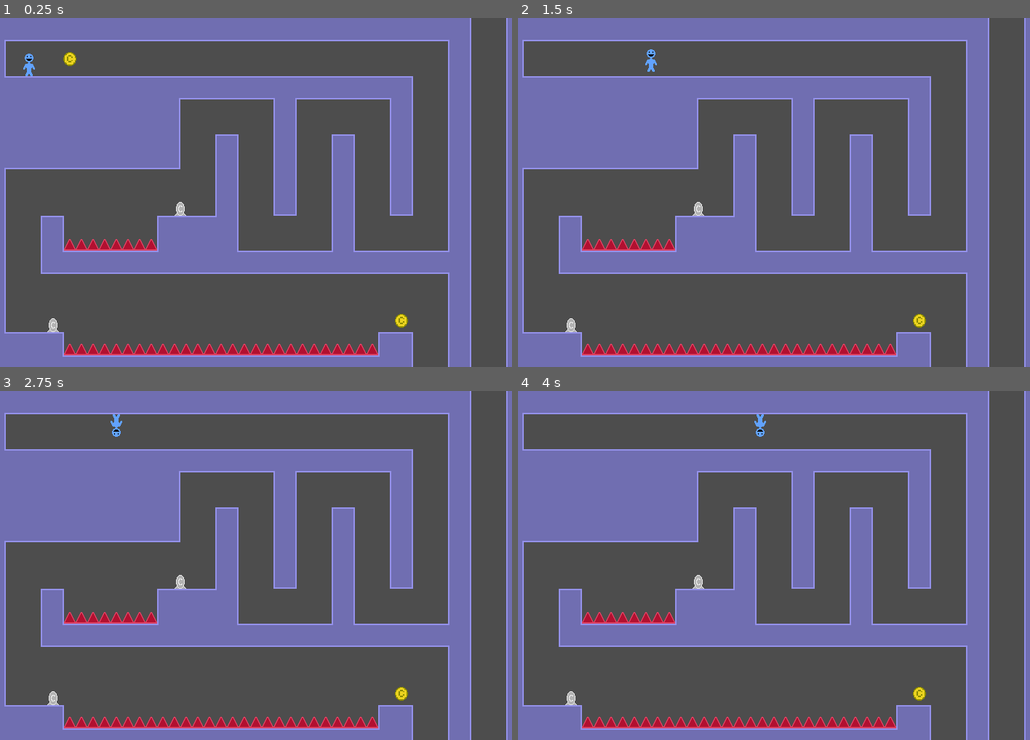
Above: before the commit, frames 1-4 (two rows, left to right).
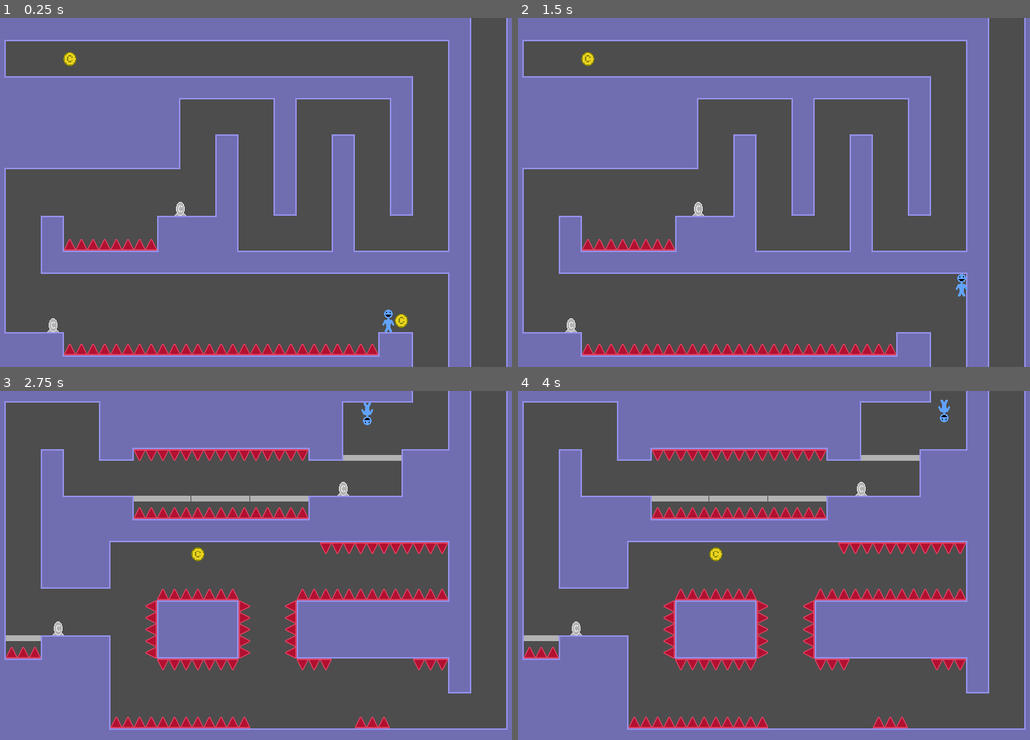
Above: after the commit, the same moments.

Repository: jakemeinershagen/WWW
Game: Godot game, scene res://scenes/world.tscn
The game is run twice, just before and just after one commit, with the same random seed, the same clock (stepped at 60 frames per second) and the same inputs.
Inputs:
- Up to frame 1 (0.25 s): no input
- Up to frame 2 (1.5 s): tap Enter at 0.5 s; hold D (right) from 0.53 s (still down); tap W (switch_gravity) at 0.6, 1.35 s
- Up to frame 3 (2.75 s): release D (right) at 2.03 s; hold A (left) from 2.03 s (still down); tap W (switch_gravity) at 2.1 s
- Up to frame 4 (4 s): release A (left) at 2.78 s; hold D (right) from 2.78 s (still down); tap W (switch_gravity) at 2.85, 3.6 s

The runs differ from the first frame. In frame 1, 0.2% of the frame differs, in the area x 4-77%, y 10-90%; in frame 2, 0.3%; in frame 3, 41%, in the area x 0-100%, y 0-100%; in frame 4, 41%.

Commit message:
change camera switching setup

Diff:
--- /dev/null
+++ b/scenes/camera_changer.gd
@@ -0,0 +1,10 @@
+extends Node
+
+
+func change_camera(new_camera: String):
+	var cameras = get_children()
+	for cam in cameras:
+		if cam.name == new_camera:
+			cam.enabled = true
+		else:
+			cam.enabled = false
--- a/scenes/world.tscn
+++ b/scenes/world.tscn
@@ -1,8 +1,9 @@
-[gd_scene load_steps=13 format=4 uid="uid://dybxlo0nsmnew"]
+[gd_scene load_steps=14 format=4 uid="uid://dybxlo0nsmnew"]
 
 [ext_resource type="Texture2D" uid="uid://bo2y7egqrwo65" path="res://assets/tiles.png" id="1_7ka7j"]
 [ext_resource type="PackedScene" uid="uid://bda87encvjb6w" path="res://scenes/player.tscn" id="2_gbbop"]
 [ext_resource type="PackedScene" uid="uid://dv3d1fyvdedfy" path="res://scenes/checkpoint.tscn" id="3_eehvn"]
+[ext_resource type="Script" path="res://scenes/camera_changer.gd" id="3_ola1x"]
 [ext_resource type="PackedScene" uid="uid://bl0xa3yc5f1gj" path="res://scenes/platform.tscn" id="4_wk7sa"]
 [ext_resource type="PackedScene" uid="uid://e5y31830xll8" path="res://scenes/coin.tscn" id="5_5k81n"]
 [ext_resource type="PackedScene" uid="uid://bxp3u2rk4qm4l" path="res://scenes/room_changer.tscn" id="6_l4yb3"]
@@ -85,9 +86,10 @@
 tile_set = SubResource("TileSet_x7hqo")
 
 [node name="Player" parent="." instance=ExtResource("2_gbbop")]
-position = Vector2(48, 64)
+position = Vector2(542, 395)
 
 [node name="Cameras" type="Node" parent="."]
+script = ExtResource("3_ola1x")
 
 [node name="Room1" type="Camera2D" parent="Cameras"]
 position = Vector2(360, 240)
@@ -156,20 +158,29 @@
 
 [node name="RoomChangers" type="Node" parent="."]
 
-[node name="RoomChanger" parent="RoomChangers" node_paths=PackedStringArray("room_1_cam", "room_2_cam") instance=ExtResource("6_l4yb3")]
-position = Vector2(600, 480)
-room_1_cam = NodePath("../../Cameras/Room1")
-room_2_cam = NodePath("../../Cameras/Room2")
+[node name="RoomChanger" parent="RoomChangers" instance=ExtResource("6_l4yb3")]
+position = Vector2(600, 483)
+room = "Room2"
 
-[node name="RoomChanger2" parent="RoomChangers" node_paths=PackedStringArray("room_1_cam", "room_2_cam") instance=ExtResource("6_l4yb3")]
-position = Vector2(680, 480)
-room_1_cam = NodePath("../../Cameras/Room1")
-room_2_cam = NodePath("../../Cameras/Room2")
+[node name="RoomChanger4" parent="RoomChangers" instance=ExtResource("6_l4yb3")]
+position = Vector2(600, 477)
+room = "Room1"
 
-[node name="RoomChanger3" parent="RoomChangers" node_paths=PackedStringArray("room_1_cam", "room_2_cam") instance=ExtResource("6_l4yb3")]
-position = Vector2(680, 0)
-room_1_cam = NodePath("../../Cameras/Room1")
-room_2_cam = NodePath("../../Cameras/Room3")
+[node name="RoomChanger2" parent="RoomChangers" instance=ExtResource("6_l4yb3")]
+position = Vector2(680, 489)
+room = "Room2"
+
+[node name="RoomChanger5" parent="RoomChangers" instance=ExtResource("6_l4yb3")]
+position = Vector2(680, 470)
+room = "Room1"
+
+[node name="RoomChanger3" parent="RoomChangers" instance=ExtResource("6_l4yb3")]
+position = Vector2(678, -4)
+room = "Room3"
+
+[node name="RoomChanger6" parent="RoomChangers" instance=ExtResource("6_l4yb3")]
+position = Vector2(678, 5)
+room = "Room1"
 
 [node name="Coin" parent="." instance=ExtResource("5_5k81n")]
 position = Vector2(104, 56)
--- a/scripts/room_changer.gd
+++ b/scripts/room_changer.gd
@@ -1,9 +1,10 @@
 extends Node2D
 
-@export var room_1_cam: Camera2D
-@export var room_2_cam: Camera2D
+@export var room: String
+
+@onready var cam_changer = $/root/World/Cameras
+
 
 func _on_area_2d_body_exited(body: Node2D) -> void:
 	if body is Player:
-		room_1_cam.enabled = !room_1_cam.enabled
-		room_2_cam.enabled = !room_2_cam.enabled
+		cam_changer.change_camera(room)
